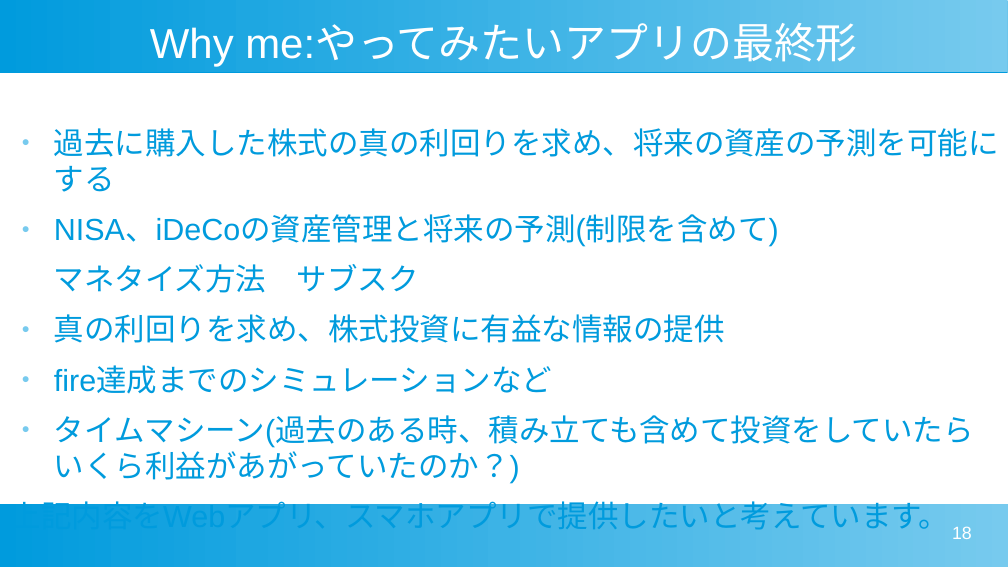
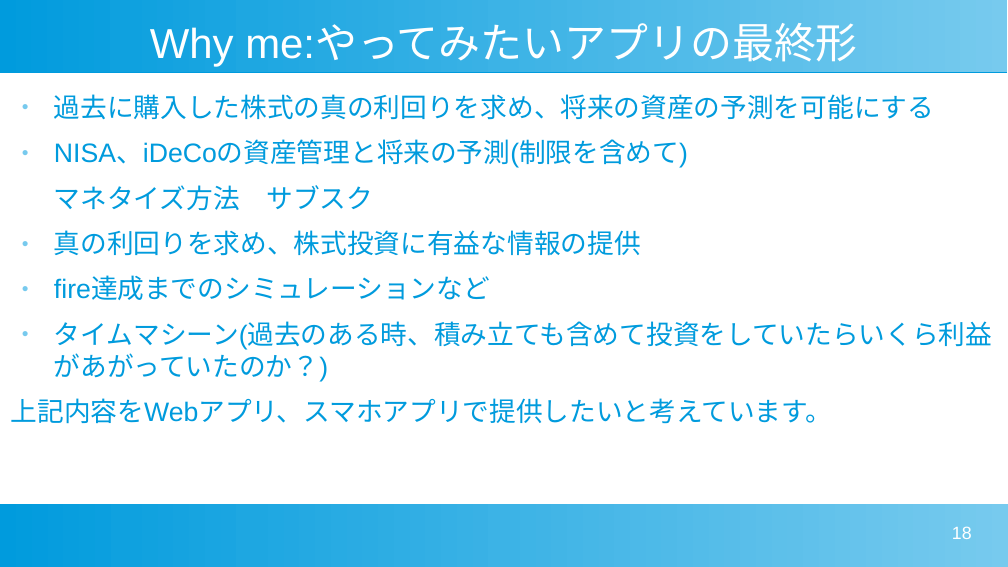
Before and after one commit to TatsuyaFukunaga/stock-search, a slide deck: slide 18 of mentor.pptx. Drawn at 1008x567 pixels with LibreOffice and Linux fonts; fonts in the diff are those of the drawing. Boxes give left, top, right and bottom in pixels: in the first picture for what was removed or moved away, otherwise in the second. Text is boxed around its words. In the diff, an @@ line names an element or a change of style, - is before the commit and + after.

```diff
--- a/mentor.pptx
+++ b/mentor.pptx
@@ text "過去に購入した株式の真の利回りを求め、将来の資産の予測を可能にする": place and size @@
-text "過去に購入した株式の真の利回りを求め、将来の資産の予測を可能にする" at box(11, 128, 999, 535)
+text "過去に購入した株式の真の利回りを求め、将来の資産の予測を可能にする" at box(11, 94, 992, 424)
@@ text "過去に購入した株式の真の利回りを求め、将来の資産の予測を可能にする" at box(11, 94, 992, 424): size 24 to 21 pt @@
```
Also in this commit, not shown: 5 other slides changed.
